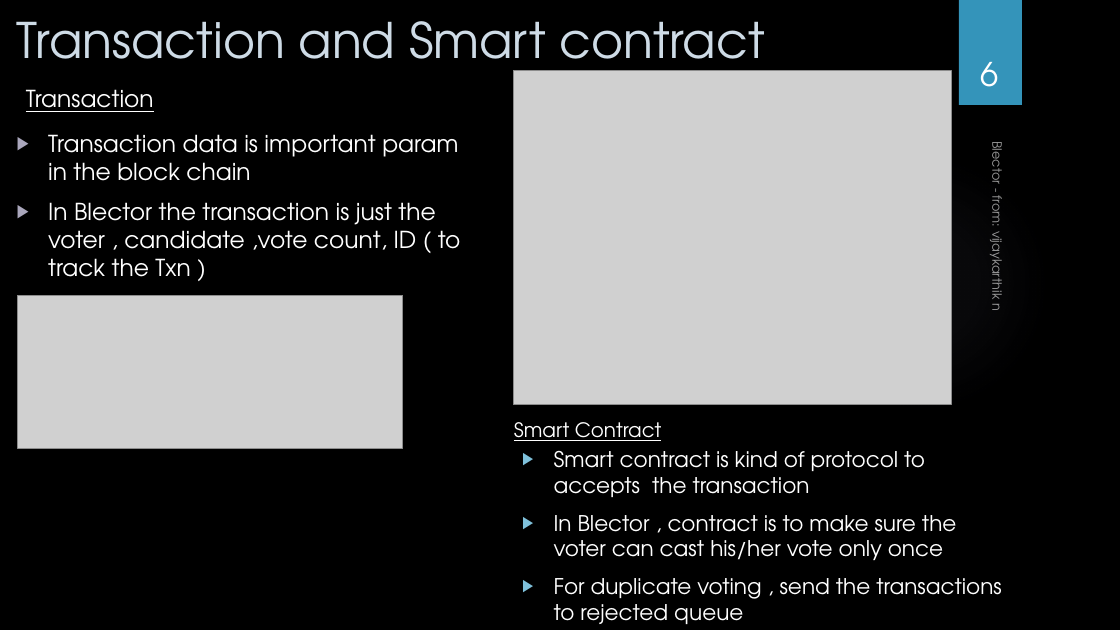
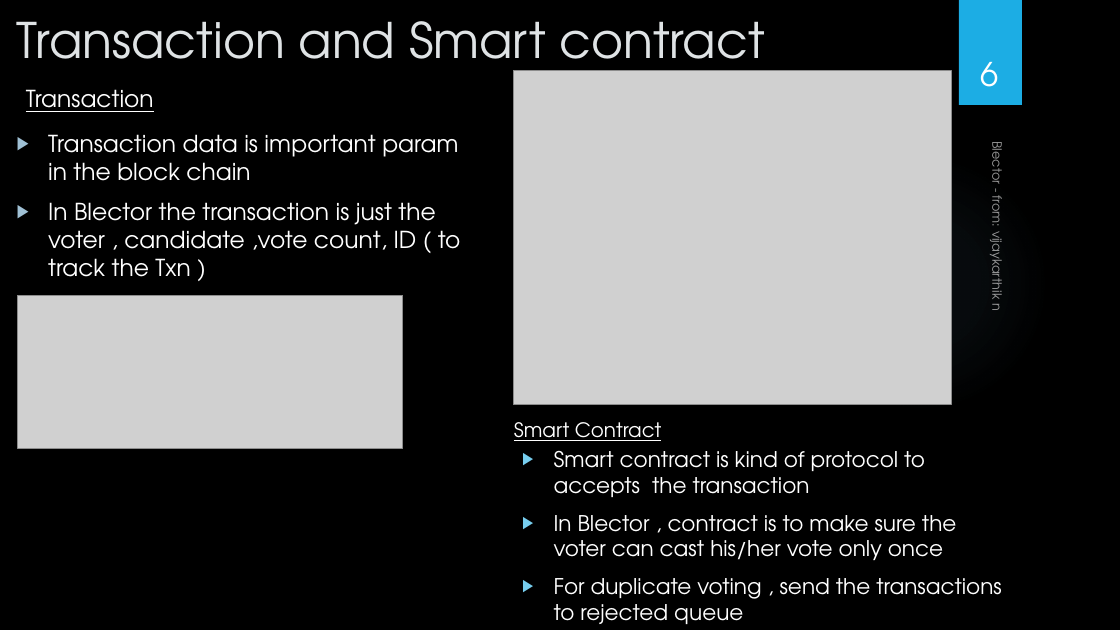
Before and after one commit to karthigowtham/block-chain-electronic-voting-reference-implementation-using-javascript, a slide deck: slide 6 of Blector.pptx. Drawn at 1120x630 pixels with LibreOffice and Linux fonts; fonts in the diff are those of the drawing; grey boxes stand for pictures; background and template pictures are left out. Boxes give left, top, right and bottom in pixels: in the first picture for what was removed or moved away, otherwise in the second. Text is boxed around its words. In the diff, an @@ line names an element or a change of style, - is before the commit and + after.

```diff
--- a/Blector.pptx
+++ b/Blector.pptx
@@ title "Transaction and Smart contract" at (17,21,764,81): text colour #CEDBE6 to #DFE3E5 @@
@@ rectangle at (959,0,1022,105): fill #3494BA to #1CADE4 @@
@@ text "Transaction data is important param ..." at (48,134,461,277): bullet colour #AAA7BC to #A0C1D5 @@
@@ text "Smart contract is kind of ..." at (554,451,1001,624): bullet colour #7FC1DB to #77CEEF @@
```
Also in this commit, not shown: 12 other slides changed.
